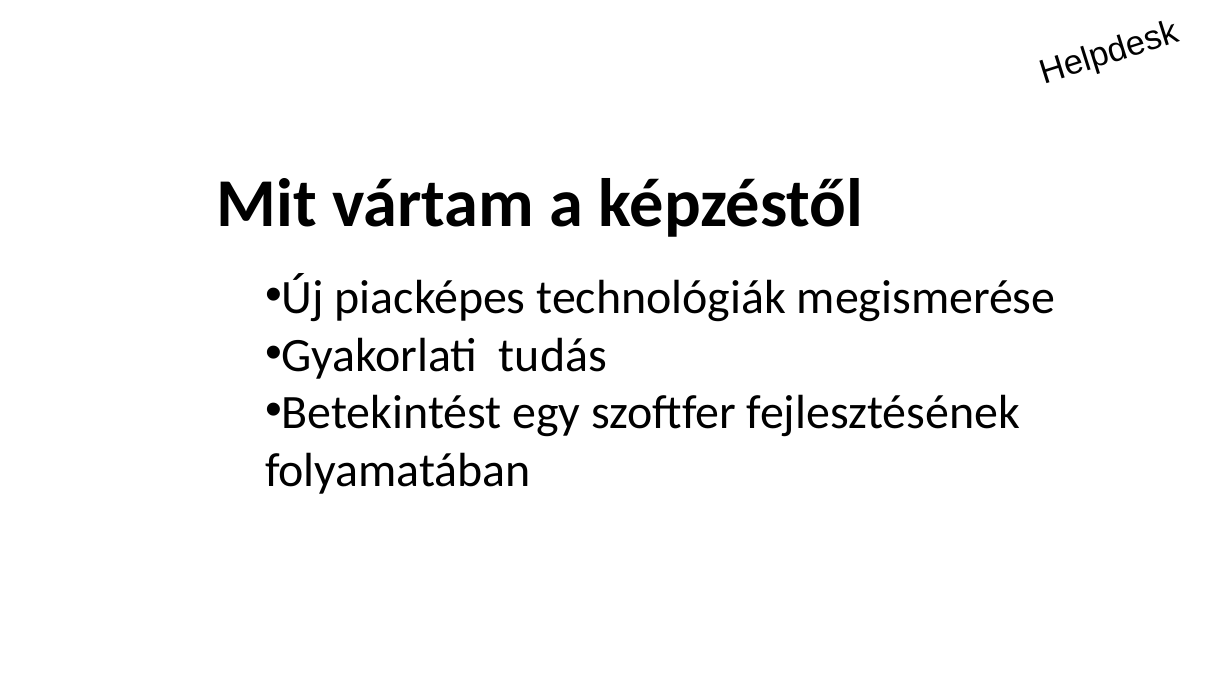
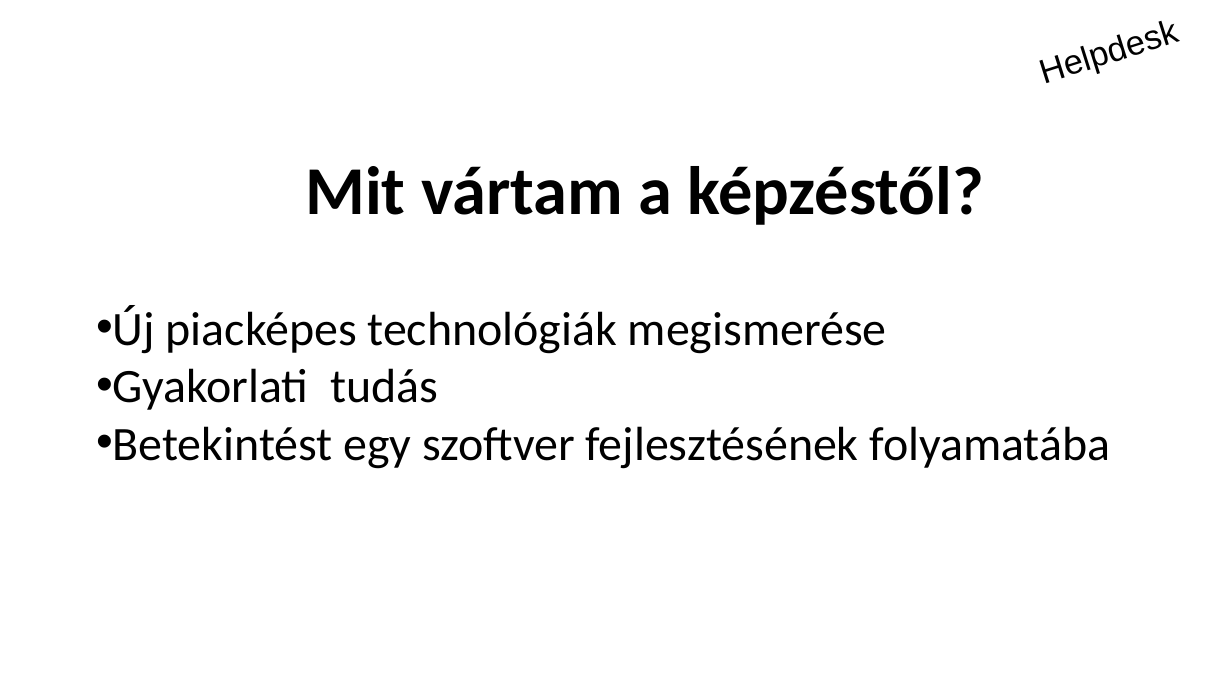
Before and after one commit to schonherz-java-ee-2016-q4/project, a slide deck: slide 3 of presentation/Helpdesk/Tóth László/toth_laszlo.pptx. Drawn at 1232x693 pixels with LibreOffice and Linux fonts; fonts in the diff are those of the drawing; background and template pictures are left out. Boxes give left, top, right and bottom in pixels: in the first picture for what was removed or moved away, otherwise in the second. Text is boxed around its words. In the diff, an @@ line names an element or a change of style, - is before the commit and + after.

Commit message:
update

```diff
--- a/presentation/Helpdesk/Tóth László/toth_laszlo.pptx
+++ b/presentation/Helpdesk/Tóth László/toth_laszlo.pptx
@@ text at [305,166,984,225]: text changed @@
-Mit vártam a képzéstől
+Mit vártam a képzéstől?
@@ text "Új piacképes technológiák megismerése": place and size @@
-text "Új piacképes technológiák megismerése" at [265,273,1056,494]
+text "Új piacképes technológiák megismerése" at [113,305,1111,469]
@@ text at [113,305,887,410]: alignment left to justified @@
@@ text at [113,426,1111,469]: text changed @@
-• Betekintést egy szoftfer fejlesztésének folyamatában
+• Betekintést egy szoftver fejlesztésének folyamatába
```
Also in this commit, not shown: 6 other slides changed.
